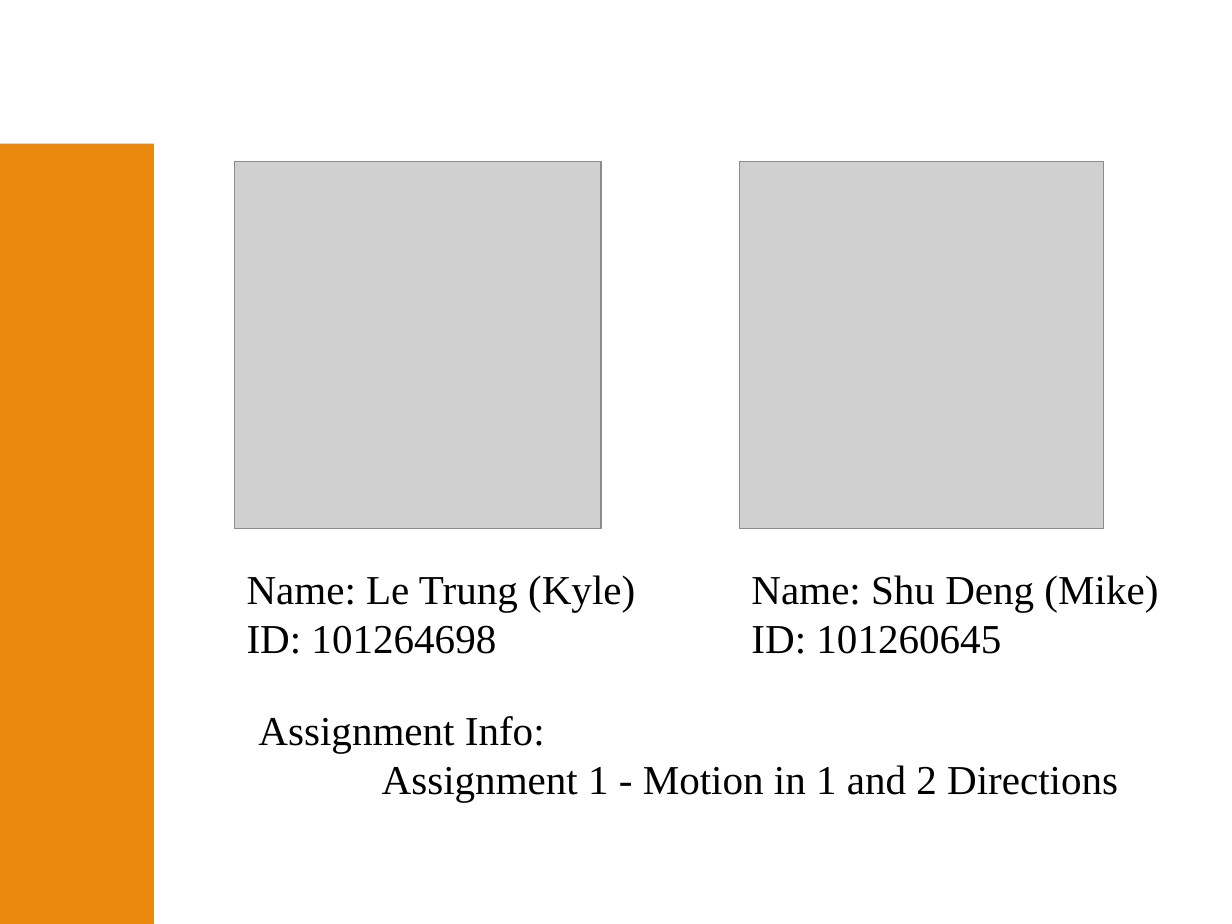
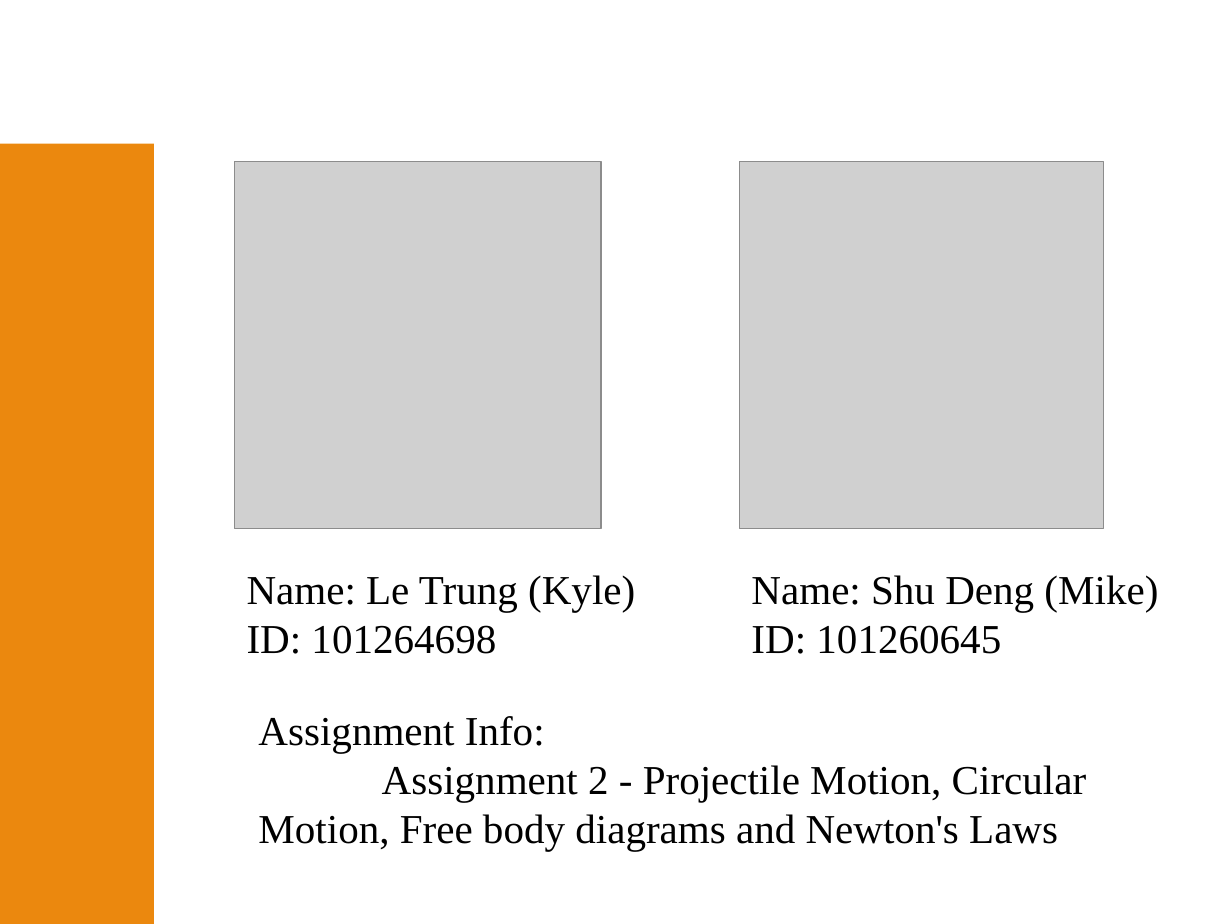
Before and after one commit to KojimaMcMaple/GAME_2005_GAME-PHYSICS, a slide deck: slide 1 of GAME2005_A2_LeTrung_ShuDeng/_Assignment Video Start.pptx. Drawn at 1232x924 pixels with LibreOffice and Linux fonts; fonts in the diff are those of the drawing; grey boxes stand for pictures; background and template pictures are left out. Boxes give left, top, right and bottom in pixels: in the first picture for what was removed or moved away, otherwise in the second. Text is boxed around its words. In the diff, an @@ line names an element or a change of style, - is before the commit and + after.

Commit message:
update report doc & slide

```diff
--- a/GAME2005_A2_LeTrung_ShuDeng/_Assignment Video Start.pptx
+++ b/GAME2005_A2_LeTrung_ShuDeng/_Assignment Video Start.pptx
@@ text at [258,765,1086,851]: text changed @@
-Assignment 1 - Motion in 1 and 2 Directions
+Assignment 2 - Projectile Motion, Circular Motion, Free body diagrams and Newton's Laws
```
Also in this commit, not shown: 1 other file.
